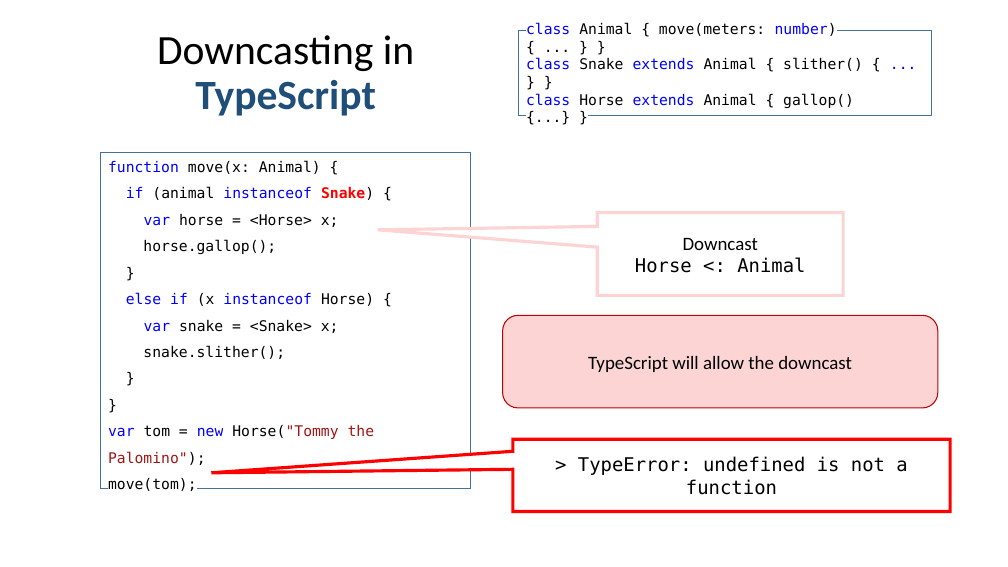
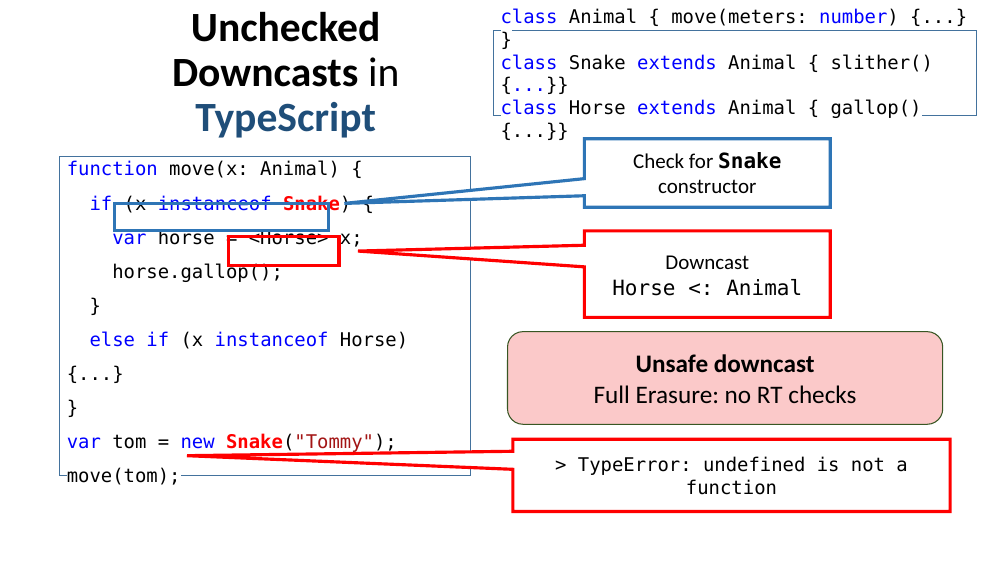
Before and after one commit to UCSD-PL/refscript, a slide deck: slide 7 of doc/talk/RefScript.pptx (slide 3 before the commit). Drawn at 1008x567 pixels with LibreOffice and Linux fonts; fonts in the diff are those of the drawing. Boxes give left, top, right and bottom in pixels: in the first picture for what was removed or moved away, otherwise in the second. Text is boxed around its words. In the diff, an @@ line names an element or a change of style, - is before the commit and + after.

```diff
--- a/doc/talk/RefScript.pptx
+++ b/doc/talk/RefScript.pptx
@@ title at [172, 11, 399, 138]: text changed; bold on @@
-Downcasting in TypeScript
+Unchecked Downcasts in TypeScript
@@ rectangle "class Animal { move(meters: number) ...": place and size @@
-rectangle "class Animal { move(meters: number) ..." at [519, 31, 932, 116]
+rectangle "class Animal { move(meters: number) ..." at [493, 31, 976, 116]
@@ text in rectangle at [501, 8, 933, 118]: text changed; size 14 to 18 pt @@
-class Animal { move(meters: number) { ... } }
-class Snake extends Animal { slither() { ... } }
-class Horse extends Animal { gallop() {...} }
+class Animal { move(meters: number) {...} }
+class Snake extends Animal { slither() {...}}
+class Horse extends Animal { gallop() {...}}
@@ speech box added at [585, 139, 830, 208], fill #FFFFFF, outline #2E75B6 3 pt, 20 pt, text #000000 @@
+Check for Snake constructor
@@ rectangle "function move(x: Animal) {": place and size @@
-rectangle "function move(x: Animal) {" at [101, 153, 471, 489]
+rectangle "function move(x: Animal) {" at [60, 157, 471, 475]
@@ text in rectangle at [67, 160, 363, 485]: size 14 to 18 pt in "function move(x: Animal) {", "var horse = <Horse> x;", "horse.gallop();", "}" and 2 more places @@
@@ text in rectangle at [90, 195, 351, 214]: text changed; size 14 to 18 pt @@
-if (animal instanceof Snake) {
+if (x instanceof Snake) {
@@ rectangle added at [115, 203, 329, 230], outline #2E75B6 3 pt @@
@@ rectangle added at [229, 236, 340, 265], outline #FF0000 3 pt @@
@@ speech box "Downcast": place and size @@
-speech box "Downcast" at [597, 212, 843, 295]
+speech box "Downcast" at [585, 231, 830, 317]
@@ speech box "Downcast" at [585, 231, 830, 317]: size 18 to 20 pt; outline #FCD4D4 3 pt to #FF0000 3 pt; proportions changed @@
@@ rounded rectangle removed at [503, 315, 938, 408] @@
-TypeScript will allow the downcast
@@ text in rectangle at [90, 331, 408, 349]: text changed; size 14 to 18 pt; text colour #000000 to #0000FF @@
-else if (x instanceof Horse) {
-var snake = <Snake> x;
-snake.slither();
+else if (x instanceof Horse) {...}
@@ rounded rectangle added at [507, 332, 943, 425], fill #FBC9C9, outline #385723 1 pt, 24 pt, text #000000 @@
+Unsafe downcast
+Full Erasure: no RT checks
@@ text in rectangle at [67, 433, 397, 453]: text changed; size 14 to 18 pt; text colour #A31515 to #000000 @@
-}
-var tom = new Horse("Tommy the Palomino");
+var tom = new Snake("Tommy");
```
Also in this commit, not shown: 11 other slides changed, 29 slides added.
